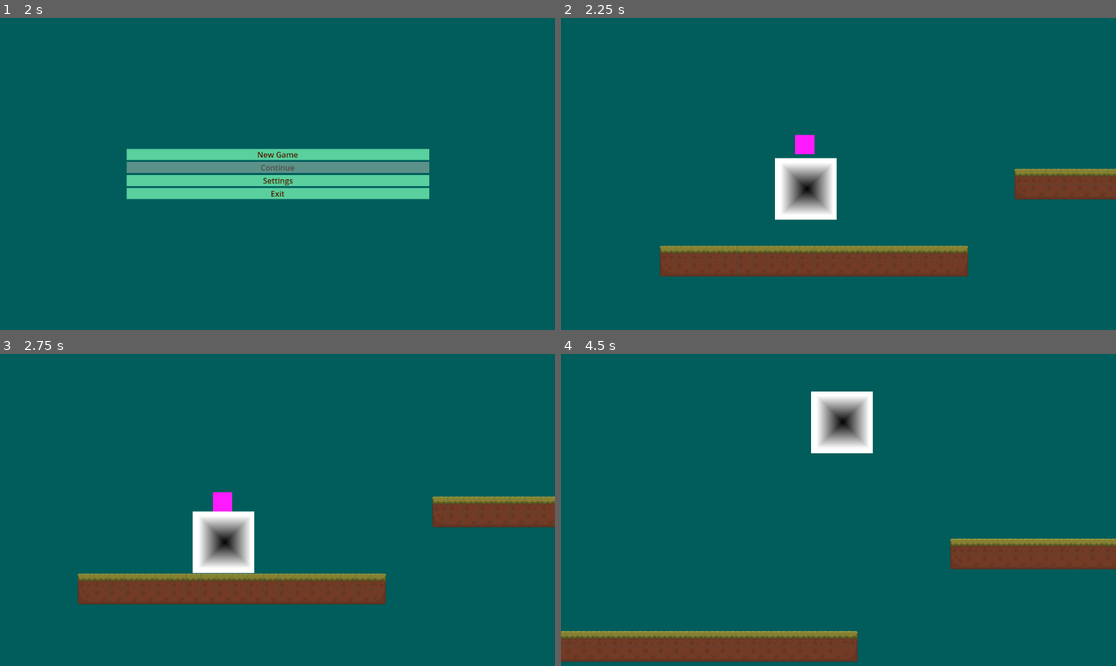
Above: before the commit, frames 1-4 (two rows, left to right).
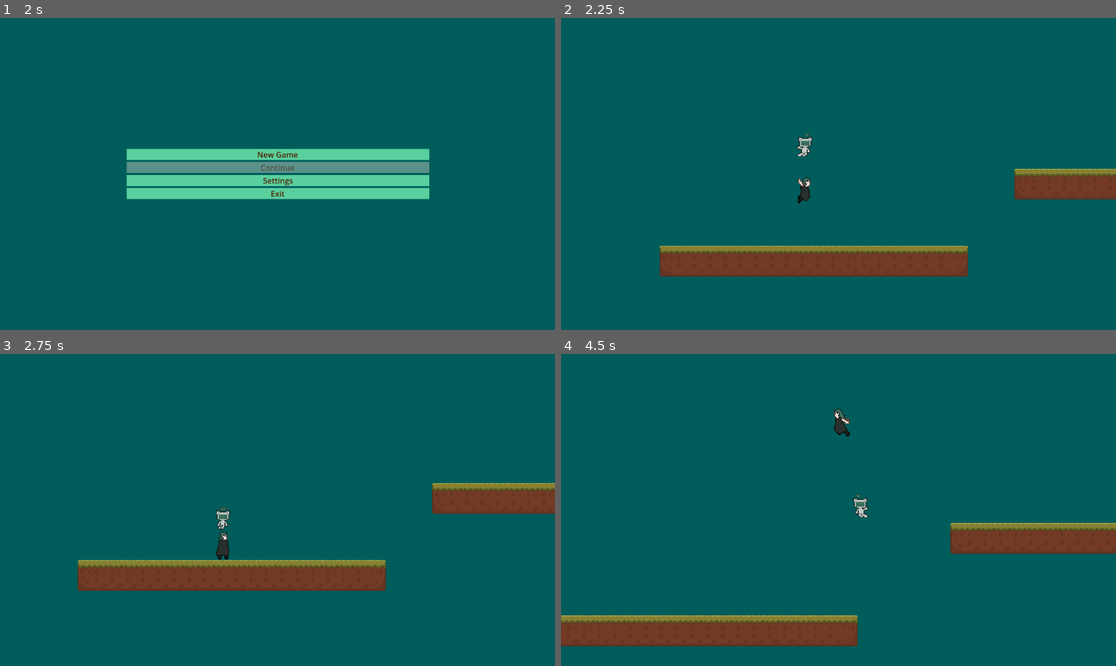
Above: after the commit, the same moments.

Repository: RedHeadEagles/Cafe-Bog-Game-Jam
Game: Godot game, scene res://scenes/main_menu.tscn
Same seed, same stepped clock (60 frames per second), same inputs: the game is played once before the commit and once after it.
Inputs:
- Up to frame 1 (2 s): click "Settings" at 0.5 s; click "Back" at 1.25 s
- Up to frame 2 (2.25 s): click "New Game" at 2 s
- Up to frame 3 (2.75 s): no input
- Up to frame 4 (4.5 s): hold Right (right) 2.78-4.28 s; tap Space (jump) at 2.85, 3.02, 3.32, 3.6, 3.77, 4.07, 4.35 s; hold Left (left) from 4.28 s (still down)

Frame 1 is identical in both runs. In frame 2, 2.8% of the frame differs, in the area x 17-100%, y 36-83%; in frame 3, 11%; in frame 4, 13%, in the area x 0-100%, y 12-99%.

Commit message:
generalized movement and added druid and android sprites

Diff:
--- a/project.godot
+++ b/project.godot
@@ -75,6 +75,7 @@
 
 [rendering]
 
+textures/canvas_textures/default_texture_filter=0
 renderer/rendering_method="gl_compatibility"
 renderer/rendering_method.mobile="gl_compatibility"
 environment/defaults/default_clear_color=Color(0, 0.364706, 0.356863, 1)
--- a/scenes/bot.tscn
+++ b/scenes/bot.tscn
@@ -1,26 +1,80 @@
-[gd_scene load_steps=3 format=3 uid="uid://bpaptjybheekw"]
+[gd_scene load_steps=11 format=3 uid="uid://bpaptjybheekw"]
 
-[ext_resource type="Script" uid="uid://cxqmt4wij70d0" path="res://scripts/move.gd" id="1_cwism"]
+[ext_resource type="Script" uid="uid://rv75vxgm6ejo" path="res://scripts/bot.gd" id="1_cwism"]
+[ext_resource type="Texture2D" uid="uid://ckg04e7eev0p0" path="res://art/ANDROID Sprite.png" id="2_qpkb6"]
 
 [sub_resource type="RectangleShape2D" id="RectangleShape2D_rwgxs"]
+size = Vector2(14, 23)
+
+[sub_resource type="AtlasTexture" id="AtlasTexture_ntuq6"]
+atlas = ExtResource("2_qpkb6")
+region = Rect2(0, 39, 16, 24)
+
+[sub_resource type="AtlasTexture" id="AtlasTexture_bf32g"]
+atlas = ExtResource("2_qpkb6")
+region = Rect2(0, 71, 16, 24)
+
+[sub_resource type="AtlasTexture" id="AtlasTexture_px7s3"]
+atlas = ExtResource("2_qpkb6")
+region = Rect2(16, 71, 16, 24)
+
+[sub_resource type="AtlasTexture" id="AtlasTexture_hhacj"]
+atlas = ExtResource("2_qpkb6")
+region = Rect2(0, 7, 16, 24)
+
+[sub_resource type="AtlasTexture" id="AtlasTexture_hon3i"]
+atlas = ExtResource("2_qpkb6")
+region = Rect2(16, 7, 16, 24)
+
+[sub_resource type="AtlasTexture" id="AtlasTexture_u8vap"]
+atlas = ExtResource("2_qpkb6")
+region = Rect2(32, 7, 16, 24)
+
+[sub_resource type="SpriteFrames" id="SpriteFrames_vjusx"]
+animations = [{
+"frames": [{
+"duration": 1.0,
+"texture": SubResource("AtlasTexture_ntuq6")
+}],
+"loop": true,
+"name": &"fly",
+"speed": 5.0
+}, {
+"frames": [{
+"duration": 1.0,
+"texture": SubResource("AtlasTexture_bf32g")
+}, {
+"duration": 1.0,
+"texture": SubResource("AtlasTexture_px7s3")
+}],
+"loop": true,
+"name": &"idle",
+"speed": 5.0
+}, {
+"frames": [{
+"duration": 1.0,
+"texture": SubResource("AtlasTexture_hhacj")
+}, {
+"duration": 1.0,
+"texture": SubResource("AtlasTexture_hon3i")
+}, {
+"duration": 1.0,
+"texture": SubResource("AtlasTexture_u8vap")
+}],
+"loop": true,
+"name": &"move",
+"speed": 5.0
+}]
 
 [node name="Bot" type="CharacterBody2D"]
 collision_mask = 3
 script = ExtResource("1_cwism")
 
-[node name="ColorRect" type="ColorRect" parent="."]
-anchors_preset = 8
-anchor_left = 0.5
-anchor_top = 0.5
-anchor_right = 0.5
-anchor_bottom = 0.5
-offset_left = -10.0
-offset_top = -10.0
-offset_right = 10.0
-offset_bottom = 10.0
-grow_horizontal = 2
-grow_vertical = 2
-color = Color(1, 0.105882, 1, 1)
+[node name="CollisionShape2D" type="CollisionShape2D" parent="."]
+position = Vector2(1, 0.5)
+shape = SubResource("RectangleShape2D_rwgxs")
 
-[node name="CollisionShape2D" type="CollisionShape2D" parent="."]
-shape = SubResource("RectangleShape2D_rwgxs")
+[node name="Android" type="AnimatedSprite2D" parent="."]
+sprite_frames = SubResource("SpriteFrames_vjusx")
+animation = &"idle"
+frame_progress = 0.0310577
--- a/scenes/human.tscn
+++ b/scenes/human.tscn
@@ -1,30 +1,107 @@
-[gd_scene load_steps=5 format=3 uid="uid://31ggpxte7msq"]
+[gd_scene load_steps=13 format=3 uid="uid://31ggpxte7msq"]
 
-[ext_resource type="Script" uid="uid://cxqmt4wij70d0" path="res://scripts/move.gd" id="1_swaxu"]
+[ext_resource type="Script" uid="uid://5swlbjfctaon" path="res://scripts/druid.gd" id="1_cwf78"]
+[ext_resource type="Texture2D" uid="uid://d0ivrlyja6po2" path="res://art/DRUID Sprite.png" id="2_cwf78"]
 
 [sub_resource type="RectangleShape2D" id="RectangleShape2D_gv5m4"]
-size = Vector2(64, 64)
+size = Vector2(16, 31)
 
-[sub_resource type="Gradient" id="Gradient_gv5m4"]
+[sub_resource type="AtlasTexture" id="AtlasTexture_cwf78"]
+atlas = ExtResource("2_cwf78")
+region = Rect2(0, 32, 16, 32)
 
-[sub_resource type="GradientTexture2D" id="GradientTexture2D_f3sb7"]
-gradient = SubResource("Gradient_gv5m4")
-fill = 2
-fill_from = Vector2(0.519878, 0.498471)
-fill_to = Vector2(0.862385, 0.0672783)
+[sub_resource type="AtlasTexture" id="AtlasTexture_4otcn"]
+atlas = ExtResource("2_cwf78")
+region = Rect2(0, 0, 16, 32)
+
+[sub_resource type="AtlasTexture" id="AtlasTexture_mayv3"]
+atlas = ExtResource("2_cwf78")
+region = Rect2(17, 0, 16, 32)
+
+[sub_resource type="AtlasTexture" id="AtlasTexture_denma"]
+atlas = ExtResource("2_cwf78")
+region = Rect2(34, 0, 16, 32)
+
+[sub_resource type="AtlasTexture" id="AtlasTexture_u0vvy"]
+atlas = ExtResource("2_cwf78")
+region = Rect2(0, 64, 16, 32)
+
+[sub_resource type="AtlasTexture" id="AtlasTexture_oxdja"]
+atlas = ExtResource("2_cwf78")
+region = Rect2(0, 96, 16, 32)
+
+[sub_resource type="AtlasTexture" id="AtlasTexture_lqsuu"]
+atlas = ExtResource("2_cwf78")
+region = Rect2(17, 96, 16, 32)
+
+[sub_resource type="AtlasTexture" id="AtlasTexture_brk74"]
+atlas = ExtResource("2_cwf78")
+region = Rect2(34, 96, 16, 32)
+
+[sub_resource type="SpriteFrames" id="SpriteFrames_74uwr"]
+animations = [{
+"frames": [{
+"duration": 1.0,
+"texture": SubResource("AtlasTexture_cwf78")
+}],
+"loop": true,
+"name": &"fall",
+"speed": 5.0
+}, {
+"frames": [{
+"duration": 1.0,
+"texture": SubResource("AtlasTexture_4otcn")
+}, {
+"duration": 1.0,
+"texture": SubResource("AtlasTexture_mayv3")
+}, {
+"duration": 1.0,
+"texture": SubResource("AtlasTexture_denma")
+}],
+"loop": true,
+"name": &"idle",
+"speed": 5.0
+}, {
+"frames": [{
+"duration": 1.0,
+"texture": SubResource("AtlasTexture_u0vvy")
+}],
+"loop": true,
+"name": &"jump",
+"speed": 5.0
+}, {
+"frames": [{
+"duration": 1.0,
+"texture": SubResource("AtlasTexture_oxdja")
+}, {
+"duration": 1.0,
+"texture": SubResource("AtlasTexture_lqsuu")
+}, {
+"duration": 1.0,
+"texture": SubResource("AtlasTexture_brk74")
+}, {
+"duration": 1.0,
+"texture": SubResource("AtlasTexture_lqsuu")
+}],
+"loop": true,
+"name": &"move",
+"speed": 5.0
+}]
 
 [node name="Human" type="CharacterBody2D"]
-script = ExtResource("1_swaxu")
+script = ExtResource("1_cwf78")
 hasDoubleJump = true
 hasWallJump = true
 metadata/_edit_group_ = true
 
 [node name="CollisionShape2D" type="CollisionShape2D" parent="."]
+position = Vector2(-1, 0.5)
 shape = SubResource("RectangleShape2D_gv5m4")
 debug_color = Color(0, 0.594737, 0.729336, 0.42)
 
-[node name="Sprite2D" type="Sprite2D" parent="."]
-texture = SubResource("GradientTexture2D_f3sb7")
+[node name="Druid" type="AnimatedSprite2D" parent="."]
+sprite_frames = SubResource("SpriteFrames_74uwr")
+animation = &"jump"
 
 [node name="Camera2D" type="Camera2D" parent="."]
 zoom = Vector2(2, 2)
--- a/scenes/settings.tscn
+++ b/scenes/settings.tscn
@@ -1,7 +1,7 @@
 [gd_scene load_steps=3 format=3 uid="uid://1cjs4rjgj12k"]
 
 [ext_resource type="Theme" uid="uid://bkdjc347l63pw" path="res://menu_theme.tres" id="1_5p8wc"]
-[ext_resource type="Script" uid="uid://dqmccpcnyqqd8" path="res://scenes/settings.gd" id="1_r6d6q"]
+[ext_resource type="Script" uid="uid://dqmccpcnyqqd8" path="res://scripts/settings.gd" id="1_r6d6q"]
 
 [node name="Settings" type="Control"]
 layout_mode = 3
--- /dev/null
+++ b/scripts/bot.gd
@@ -0,0 +1,12 @@
+extends CharacterMove
+
+func _idle_ani():
+	$Android.play("idle")
+
+func _horizontal_move_ani(flip):
+	$Android.play("move")
+	$Android.flip_h = flip
+
+func _vertical_move_ani(flip):
+	$Android.play("fly")
+	$Android.flip_h = flip
--- /dev/null
+++ b/scripts/druid.gd
@@ -0,0 +1,50 @@
+extends CharacterMove
+
+# character abilities
+@export var hasDoubleJump := false
+@export var hasWallJump := false
+@export var wallKickback := 3
+
+var doubleJumpReady := 2 # tracker for jumps
+
+func _vertical_input():
+	if hasWallJump:
+		if is_on_wall():
+			doubleJumpReady = doubleJumpReady + 1 if doubleJumpReady < 2 else 2
+			if Input.is_action_just_pressed("jump") and (doubleJumpReady > 0):
+				velocity.y = -jump_speed
+				doubleJumpReady -= 1
+				if velocity.x < 0:
+					velocity.x = move_speed * wallKickback
+				else:
+					velocity.x = -(move_speed) * wallKickback
+
+	if hasDoubleJump:
+		if is_on_floor():
+			doubleJumpReady = 2
+		if Input.is_action_just_pressed("jump") and (doubleJumpReady > 0):
+			velocity.y = -jump_speed
+			doubleJumpReady -= 1
+	else:
+		if Input.is_action_just_pressed("jump") and is_on_floor():
+			velocity.y = -jump_speed
+
+
+func _idle_ani():
+	$Druid.play("idle")
+
+
+func _horizontal_move_ani(flip):
+	$Druid.play("move")
+	$Druid.flip_h = flip
+
+
+func _vertical_move_ani(flip):
+	# animation depends on arc, whether going up or down
+	if velocity.y < 0:
+		$Druid.play("jump") # switch to jump animation
+	else:
+		$Druid.play("fall") # switch to falling animation
+
+	# facing left or right
+	$Druid.flip_h = flip
--- a/scripts/move.gd
+++ b/scripts/move.gd
@@ -1,27 +1,33 @@
+class_name CharacterMove
 extends CharacterBody2D
 
 # how fast the player is
-@export var move_speed = 400
-@export var jump_speed = 600
-@export var hasDoubleJump = false
-@export var hasWallJump = false
-@export var wallKickback = 3
-@export var fallLine = 400
-var doubleJumpReady = 2
+@export var move_speed := 400
+@export var jump_speed := 600
 
-var start
+# world boundaries
+@export var fallLine := 400
+
+var start : Vector2 # spawn location
+
 
 func _ready() -> void:
-	start = position
-	print(position)
+	start = position # sets up spawn location
 
-func check_outside():
+
+# checks to make sure character is not out of bounds
+func _check_outside():
 	if position.y > fallLine:
-		position = start
-		print("brought back to start")
+		_failure()
 
-# takes input and inserts it into velocity
-func user_input() -> void:
+
+# what happens if this character dies
+func _failure():
+	position = start
+
+
+# updates horizontal (x) velocity. Default works for basic player movement
+func _horizontal_input() -> void:
 	# if player presses left movement option, velocity decreases by player speed
 	if Input.is_action_pressed("left"):
 		velocity.x -= move_speed
@@ -33,40 +39,60 @@
 	if Input.is_action_pressed("down"):
 		velocity.y += move_speed
 
-	# if player presses jump movement option and is on ground, increase in height
+
+# updates vertical (y) velocity. Default works for basic player movement
+func _vertical_input() -> void:
+	if Input.is_action_just_pressed("jump") and is_on_floor():
+		velocity.y = -jump_speed
 
 
-	if hasWallJump:
-		if is_on_wall():
-			doubleJumpReady = doubleJumpReady + 1 if doubleJumpReady < 2 else 2
-			if Input.is_action_just_pressed("jump") and (doubleJumpReady > 0):
-				velocity.y = -jump_speed
-				doubleJumpReady -= 1
-				if velocity.x < 0:
-					velocity.x = move_speed * wallKickback
-				else:
-					velocity.x = -(move_speed) * wallKickback
+# gets horizontal and vertical inputs for velocity
+func _user_input() -> void:
+	_horizontal_input()
+	_vertical_input()
 
-	if hasDoubleJump:
-		if is_on_floor():
-			doubleJumpReady = 2
-		if Input.is_action_just_pressed("jump") and (doubleJumpReady > 0):
-			velocity.y = -jump_speed
-			doubleJumpReady -= 1
+
+# what it looks like with no character movement
+func _idle_ani():
+	pass
+
+
+# what it looks like going in a horizontal direction
+func _horizontal_move_ani(flip_h : bool):
+	pass
+
+# what it looks like when moving in a vertical direction
+func _vertical_move_ani(flip_h : bool):
+	pass
+
+# has basic animation logic. Vertical animation for vertical movement,
+# horizontal animation for only moving horizontally, and if neither, an idle animation
+func _animation():
+	#adjusts left or right depending where player goes
+	var flip = true if velocity.x < 0 else false
+
+	# jump
+	if velocity.y != 0:
+		_vertical_move_ani(flip)
+
+	# move left/right no jump
+	elif velocity.x != 0 and velocity.y == 0:
+		_horizontal_move_ani(flip)
+	# default animation, no movement
+
 	else:
-		if Input.is_action_just_pressed("jump") and is_on_floor():
-			velocity.y = -jump_speed
-
+		_idle_ani()
 
 
 func _physics_process(delta: float) -> void:
-	check_outside()
+	_check_outside() # check if out of bounds
 
 	velocity.x = 0
 
-	user_input() # get velocity vector from user input
+	_user_input() # get velocity vector from user input
+	_animation()
 
-	# fall slower, better jumps?
+	# account gravity into velocity
 	velocity += get_gravity() * delta
 
 	# takes velocity and puts it into positon with collision detection
Not shown, added: art/ANDROID Sprite.png.import
Not shown, added: art/DRUID Sprite.png.import
Not shown, added: scripts/bot.gd.uid
Not shown, added: scripts/druid.gd.uid
Renamed: scenes/settings.gd -> scripts/settings.gd
Renamed: scenes/settings.gd.uid -> scripts/settings.gd.uid
Not shown, added: scenes/world.tscn9758315416.tmp
Not shown, added: scenes/world.tscn9768003484.tmp
